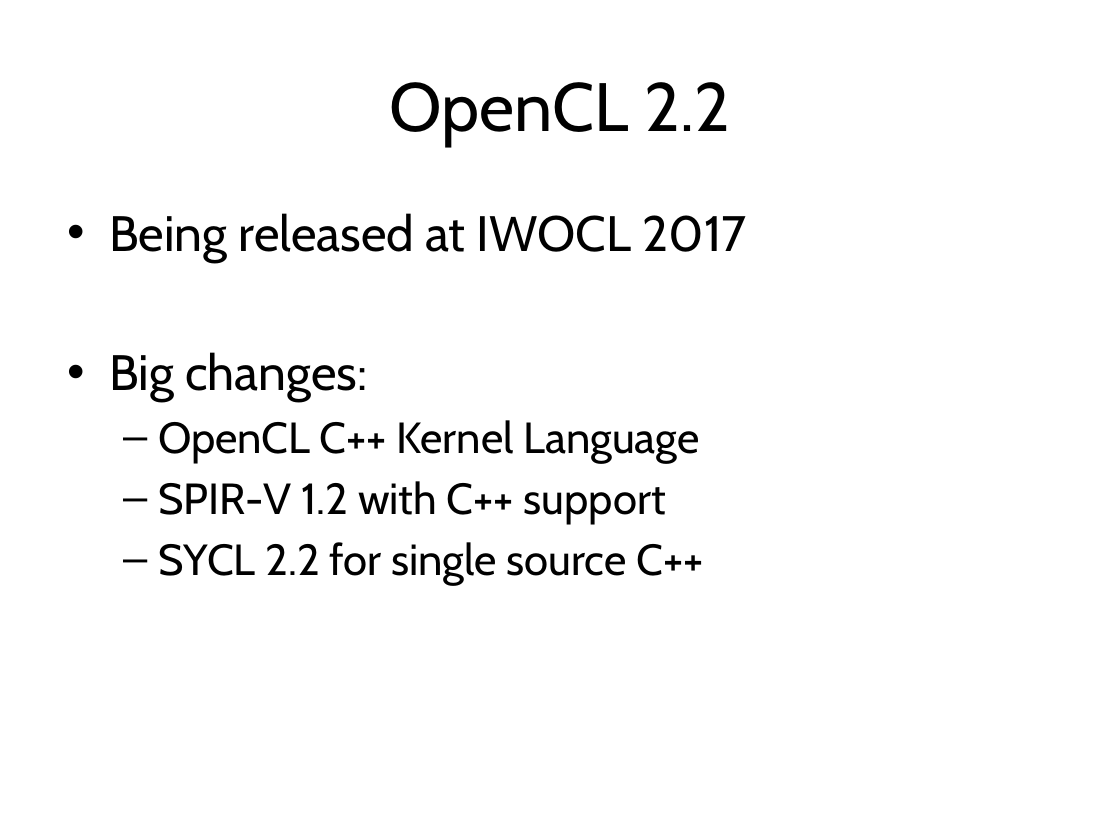
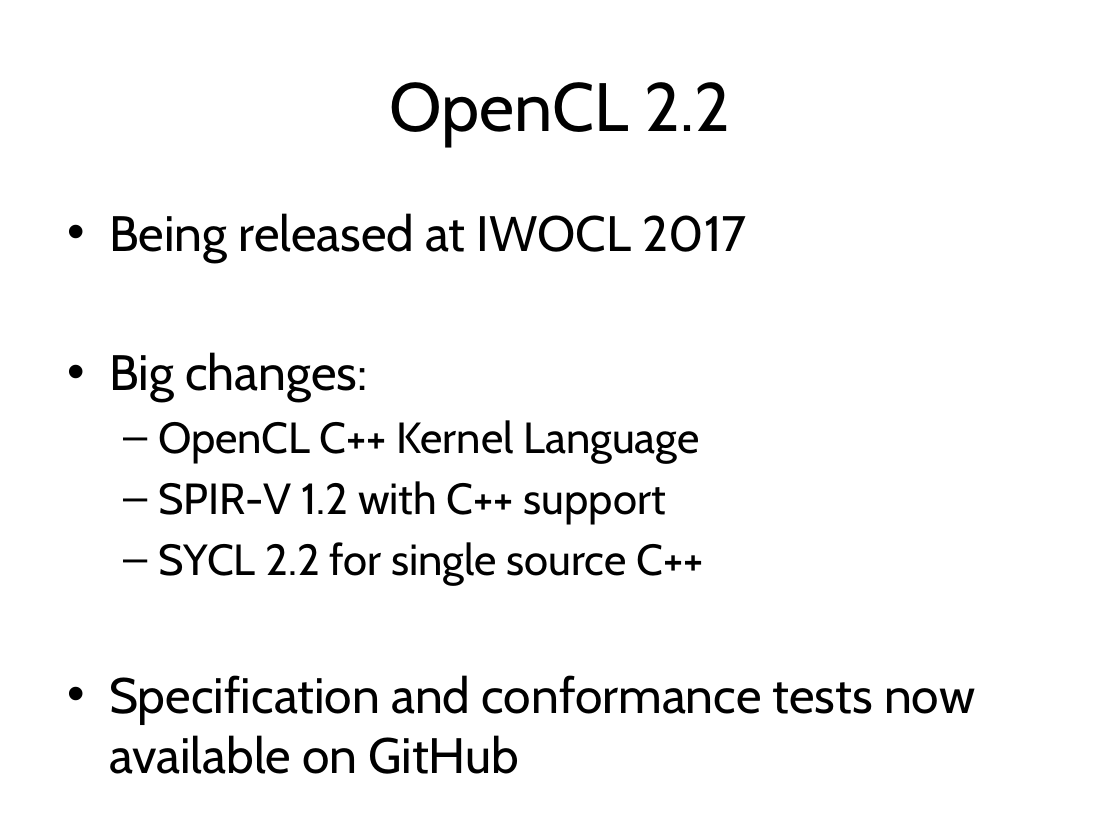
Before and after one commit to UoB-HPC/opencl-training-code, a slide deck: slide 3 of slides/advanced_outro.pptx. Drawn at 1120x840 pixels with LibreOffice and Linux fonts; fonts in the diff are those of the drawing. Boxes give left, top, right and bottom in pixels: in the first picture for what was removed or moved away, otherwise in the second. Text is boxed around its words. In the diff, an @@ line names an element or a change of style, - is before the commit and + after.

```diff
--- a/slides/advanced_outro.pptx
+++ b/slides/advanced_outro.pptx
@@ text at (109, 675, 975, 774): paragraph added @@
+• Specification and conformance tests now available on GitHub
```
